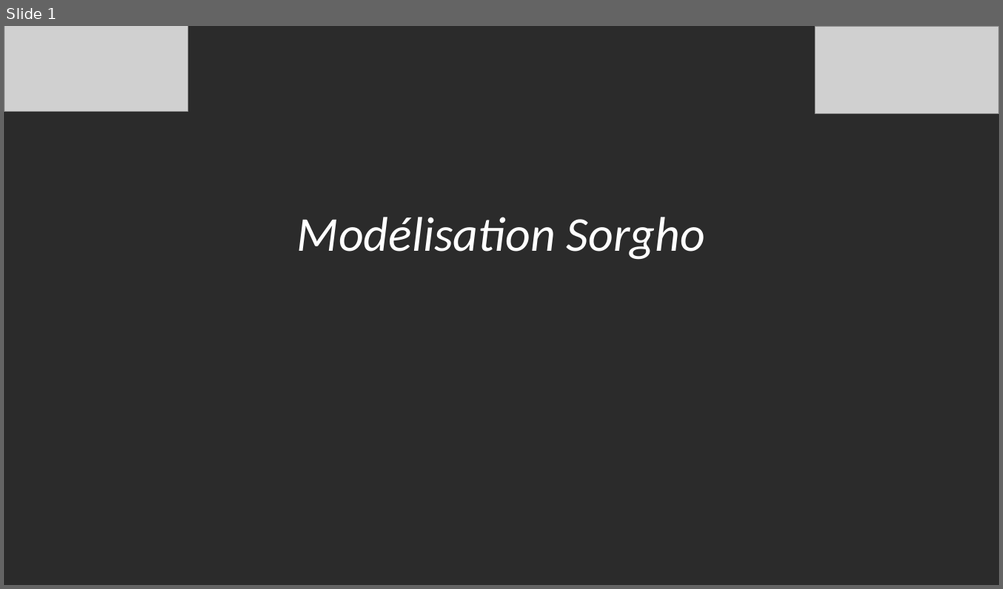
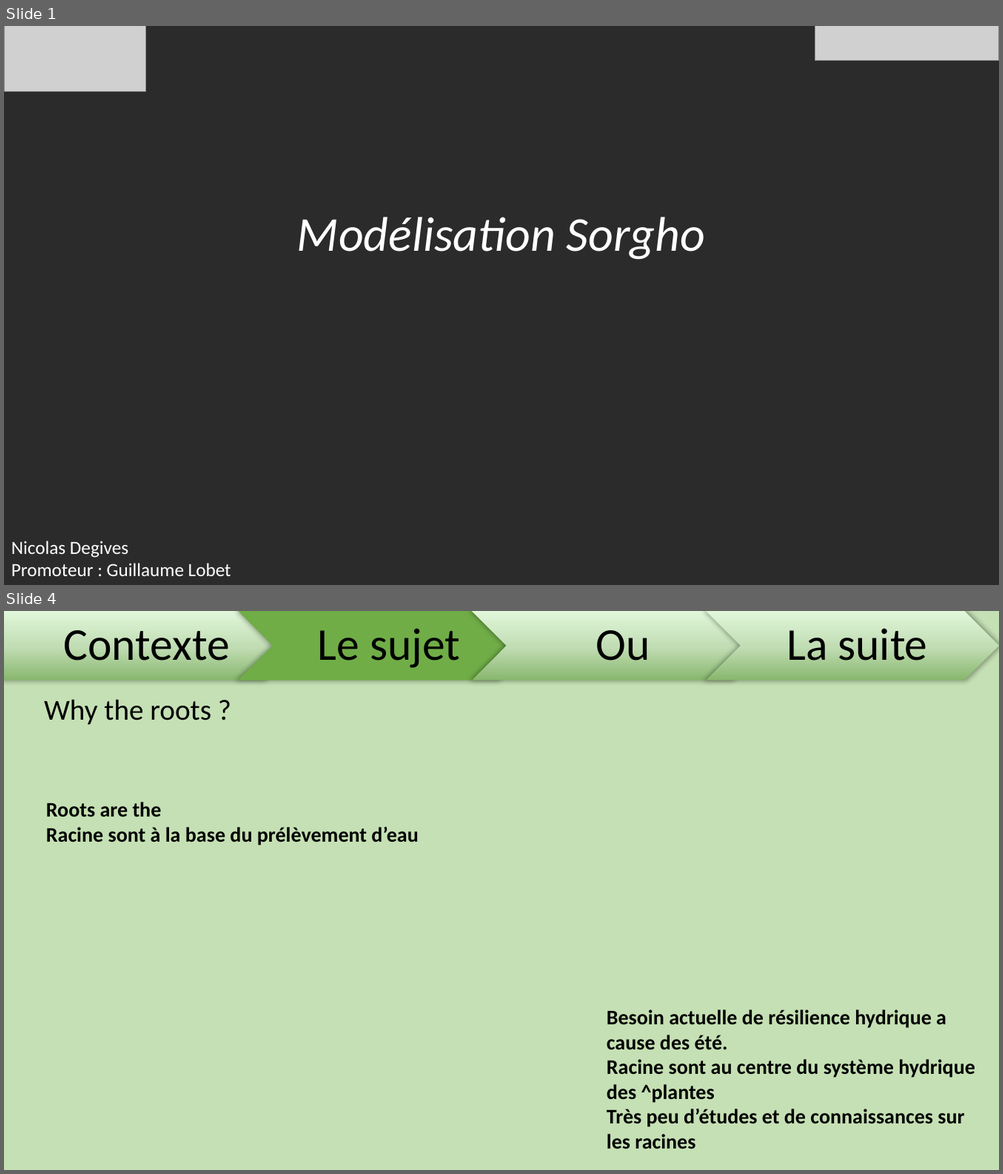
Before and after one commit to ndegives/LBIRA2200-memoire, a slide deck: Séminaire .pptx. Shown one above the other, each under a label of ours: slide 1 before the commit, slides 1 and 4 after it; the slides between them are not shown. The pictures are 1003x589 and 1003x1174 pixels, drawn with LibreOffice and Linux fonts; fonts in the diff are those of the drawing; grey boxes stand for pictures; background and template pictures are left out; a plain dark background stands for a picture behind light text. Boxes give left, top, right and bottom in pixels: in the first picture for what was removed or moved away, otherwise in the second. Text is boxed around its words. In the diff, an @@ line names an element or a change of style, - is before the commit and + after.

```diff
--- a/Séminaire .pptx
+++ b/Séminaire .pptx
@@ slide 4 added at <box>4,611,999,1170</box>, background #C5E0B4 @@
@@ group added at <box>4,611,999,681</box>: 4 texts, 3 chevrons, 1 pentagon arrow @@
+Contexte
+Le sujet
+Ou
+La suite
@@ title added at <box>44,699,211,725</box>, 28 pt, text #000000 @@
+Why the roots ?
@@ text added at <box>46,802,418,846</box>, 20 pt, text #000000, bold @@
+Roots are the
+Racine sont à la base du prélèvement d’eau
@@ text added at <box>606,1010,975,1150</box>, 20 pt, text #000000, bold @@
+Besoin actuelle de résilience hydrique a cause des été.
+Racine sont au centre du système hydrique des ^plantes
+Très peu d’études et de connaissances sur les racines
@@ slide 1 changed as well @@
@@ picture: place and size @@
-picture at <box>4,26,188,112</box>
+picture at <box>4,26,146,92</box>
@@ picture: place and size @@
-picture at <box>815,26,999,114</box>
+picture at <box>815,26,999,60</box>
@@ text added at <box>11,541,231,577</box>, 18 pt, text #FFFFFF @@
+Nicolas Degives
+Promoteur : Guillaume Lobet
```
Also in this commit, not shown: 3 other slides changed, 2 other slides added.
